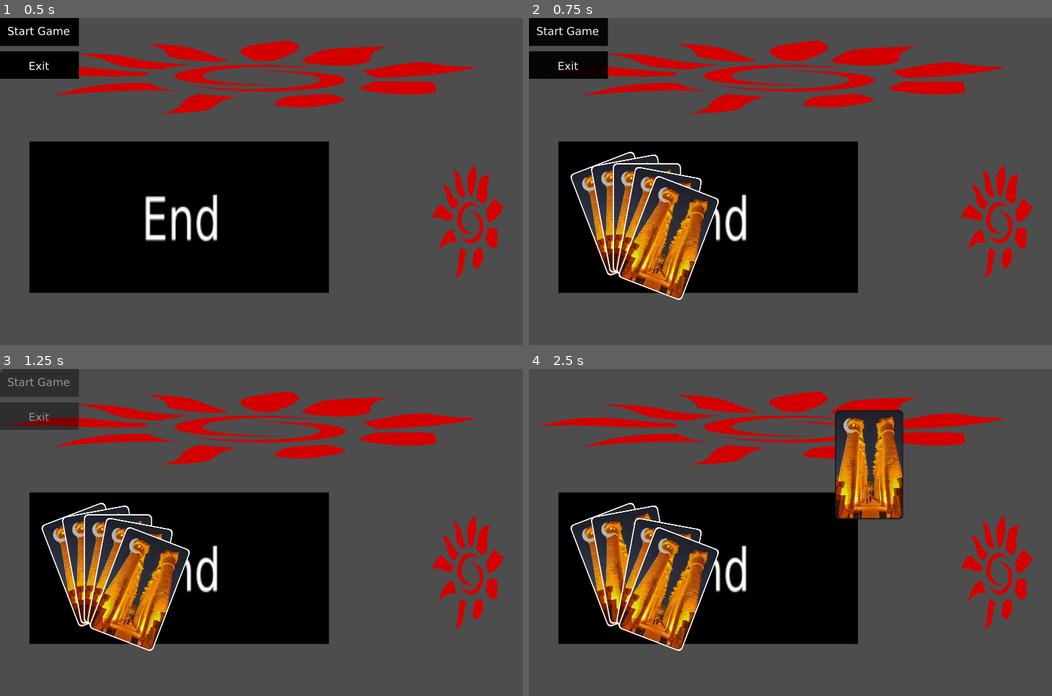
Above: before the commit, frames 1-4 (two rows, left to right).
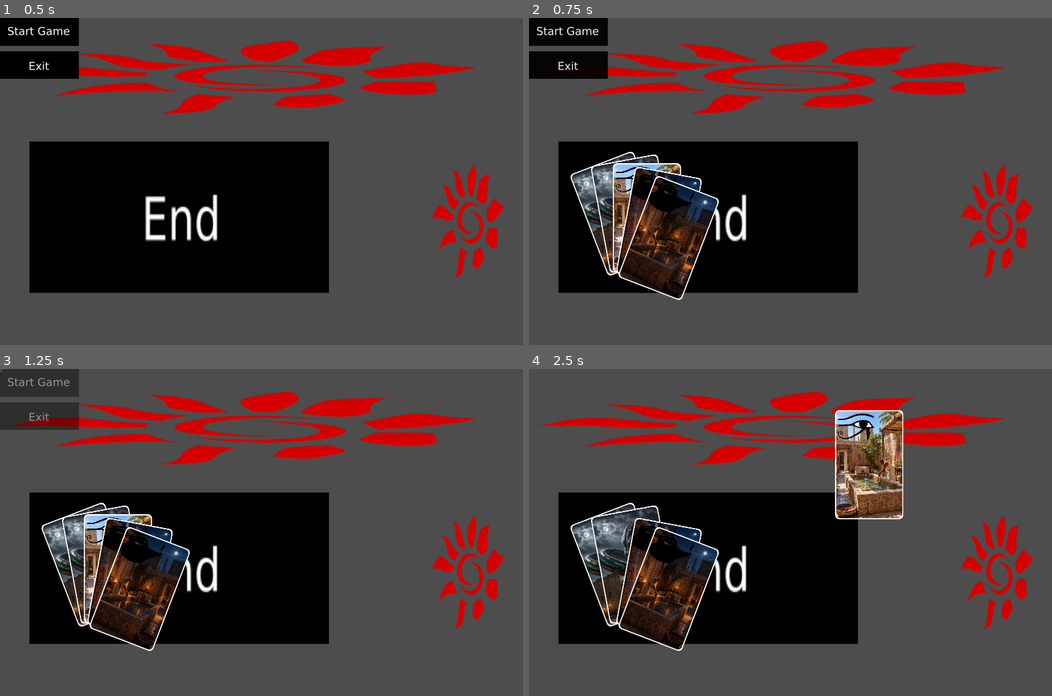
Above: after the commit, the same moments.

Repository: liambrownweb/Onirim
Game: Godot game, scene res://Main.tscn
Two runs of this game, one before a commit and one after it. Both use one fixed random seed, a clock stepped at 60 frames per second and the inputs below.
Inputs (mouse positions are in pixels of both pictures, inside the frame that each line leads up to):
- Up to frame 1 (0.5 s): no input
- Up to frame 2 (0.75 s): click (570, 31) at 0.5 s
- Up to frame 3 (1.25 s): no input
- Up to frame 4 (2.5 s): click (570, 382) at 1.25 s; tap Enter at 2 s; drag from (623, 565) to (842, 460) at 2.02 s

Frame 1 is identical in both runs. In frame 2, 6.9% of the frame differs, in the area x 8-36%, y 42-86%; in frame 3, 6.9%; in frame 4, 11%, in the area x 8-72%, y 12-86%.

Commit message:
Adding more card backdrops, placeholders, glyphs; glyphs now assigned appropriately.

Diff:
--- a/CardScene.gd
+++ b/CardScene.gd
@@ -10,9 +10,16 @@
 
 @onready var DragLayer = get_tree().root.get_node("Main/DragLayer")
 @onready var panel = $PanelContainer
+@onready var background = $PanelContainer/Panel/BackgroundArt
+@onready var glyph = $PanelContainer/Panel/Glyph
 
 func _ready() -> void:
-	pass
+	if (card_data.background != null):
+		background.texture = card_data.background
+	if (card_data.symbol != null):
+		glyph.texture = card_data.glyph
+	else:
+		glyph.texture = null
 
 func _process(_delta: float) -> void:
 	pass
--- a/CardScene.tscn
+++ b/CardScene.tscn
@@ -75,5 +75,4 @@
 texture = ExtResource("2_21rx5")
 expand_mode = 3
 
-[connection signal="mouse_entered" from="." to="." method="_on_mouse_entered"]
 [connection signal="mouse_exited" from="PanelContainer" to="." method="_on_mouse_exited"]
--- a/components/card.gd
+++ b/components/card.gd
@@ -1,9 +1,14 @@
 extends RefCounted
 class_name Card
+const glyphs = preload("res://components/decks.gd").glyphs
 func _init (parms):
 	type = parms.type
 	subtype = parms.subtype
-	symbol = parms.symbol if parms.has(symbol) else 0
+	symbol = parms.get("symbol", -1)
+	background = parms.get("background") as Texture2D
+	glyph = (glyphs[symbol] as Texture2D) if symbol > -1 else null
 var type: CardAttribs.types
 var subtype
 var symbol: CardAttribs.symbols
+var background
+var glyph
--- a/components/decks.gd
+++ b/components/decks.gd
@@ -1,142 +1,147 @@
 class_name Decks
 const C = preload("res://components/cardattribs.gd")
+const glyphs = {
+	C.symbols.EYE_OF_RA: preload("res://images/glyphs/eye_of_ra.png"),
+	C.symbols.LAMP_OF_OSIRIS: preload("res://images/glyphs/lamp_of_osiris.png"),
+	C.symbols.ANKH: preload("res://images/glyphs/ankh.png")
+}
 const STANDARD = [
 	{
 		"type": C.types.LOCATION,
 		"subtype": C.locations.CRAFTSMANS_QUARTER,
-		"background": "craftsman_day.png",
+		"background": preload("res://images/card_backdrops/craftsman_day.png"),
 		"symbol":C.symbols.EYE_OF_RA,
 		"count": 7
 	},
 	{
 		"type":C.types.LOCATION,
 		"subtype": C.locations.CRAFTSMANS_QUARTER,
-		"background": "craftsman_night.png",
+		"background": preload("res://images/card_backdrops/craftsman_night.png"),
 		"symbol":C.symbols.LAMP_OF_OSIRIS,
 		"count": 5
 	},
 	{
 		"type":C.types.LOCATION,
 		"subtype": C.locations.CRAFTSMANS_QUARTER,
-		"background": "craftsman_evening.png",
+		"background": preload("res://images/card_backdrops/craftsman_evening.png"),
 		"symbol":C.symbols.ANKH,
 		"count": 4
 	},
 	{
 		"type":C.types.LOCATION,
 		"subtype": C.locations.POOLS_OF_PURIFICATION,
-		"background": "purification_day.png",
+		"background": preload("res://images/card_backdrops/purification_day.png"),
 		"symbol":C.symbols.EYE_OF_RA,
 		"count": 6
 	},
 	{
 		"type":C.types.LOCATION,
 		"subtype": C.locations.POOLS_OF_PURIFICATION,
-		"background": "purification_night.png",
+		"background": preload("res://images/card_backdrops/purification_night.png"),
 		"symbol":C.symbols.LAMP_OF_OSIRIS,
 		"count": 5
 	},
 	{
 		"type":C.types.LOCATION,
 		"subtype": C.locations.POOLS_OF_PURIFICATION,
-		"background": "purification_evening.png",
+		"background": preload("res://images/card_backdrops/purification_evening.png"),
 		"symbol":C.symbols.ANKH,
 		"count": 4
 	},
 	{
 		"type":C.types.LOCATION,
 		"subtype": C.locations.HYPOSTYLE_HALL,
-		"background": "hypostyle_day.png",
+		"background": preload("res://images/card_backdrops/hypostyle_day.png"),
 		"symbol":C.symbols.EYE_OF_RA,
 		"count": 6
 	},
 	{
 		"type":C.types.LOCATION,
 		"subtype": C.locations.HYPOSTYLE_HALL,
-		"background": "hypostyle_night.png",
+		"background": preload("res://images/card_backdrops/hypostyle_night.png"),
 		"symbol":C.symbols.LAMP_OF_OSIRIS,
 		"count": 5
 	},
 	{
 		"type":C.types.LOCATION,
 		"subtype": C.locations.HYPOSTYLE_HALL,
-		"background": "hypostyle_evening.png",
+		"background": preload("res://images/card_backdrops/hypostyle_evening.png"),
 		"symbol":C.symbols.ANKH,
 		"count": 3
 	},
 	{
 		"type":C.types.LOCATION,
 		"subtype": C.locations.LIBRARY,
-		"background": "library_day.png",
+		"background": preload("res://images/card_backdrops/library_day.png"),
 		"symbol":C.symbols.EYE_OF_RA,
 		"count": 5
 	},
 	{
 		"type":C.types.LOCATION,
 		"subtype": C.locations.LIBRARY,
-		"background": "library_night.png",
+		"background": preload("res://images/card_backdrops/library_night.png"),
 		"symbol":C.symbols.LAMP_OF_OSIRIS,
 		"count": 5
 	},
 	{
 		"type":C.types.LOCATION,
 		"subtype": C.locations.LIBRARY,
-		"background": "library_evening.png",
+		"background": preload("res://images/card_backdrops/library_evening.png"),
 		"symbol":C.symbols.ANKH,
 		"count": 3
 	},
 	{
 		"type": C.types.ENCOUNTER,
 		"subtype": C.encounters.APOPHIS,
-		"background": "apophis.png",
+		"background": preload("res://images/card_backdrops/apophis.jpeg"),
 		"count": 10
 	},
 	{
 		"type":C.types.TOOL,
 		"subtype": C.tools.BLESSING_OF_HORUS,
-		"background": "blessing_of_horus.png",
+		"background": preload("res://images/card_backdrops/blessing_of_horus.png"),
 		"count": 1
 	},
 	{
 		"type":C.types.TOOL,
 		"subtype": C.tools.CLAY,
-		"background": "clay.png",
+		"background": preload("res://images/card_backdrops/clay.png"),
 		"count": 1
 	},
 	{
 		"type":C.types.TOOL,
 		"subtype": C.tools.DYE_BINDING,
-		"background": "dye_binding.png",
+		"background": preload("res://images/card_backdrops/dye_binding.png"),
 		"count": 1
 	},
 	{
 		"type":C.types.TOOL,
 		"subtype": C.tools.KNIFE,
-		"background": "knife.png",
+		"background": preload("res://images/card_backdrops/knife.png"),
 		"count": 1
 	},
 	{
 		"type":C.types.TOOL,
 		"subtype": C.tools.PAPYRUS,
-		"background": "papyrus.png",
+		"background": preload("res://images/card_backdrops/papyrus.png"),
 		"count": 1
 	},
 	{
 		"type":C.types.TOOL,
 		"subtype": C.tools.SECRET_NAME,
-		"background": "secret_name.png",
+		"background": preload("res://images/card_backdrops/secret_name.png"),
 		"count": 1
 	},
 	{
 		"type":C.types.TOOL,
 		"subtype": C.tools.SPELL,
-		"background": "spell.png",
+		"background": preload("res://images/card_backdrops/spell.png"),
 		"count": 1
 	},
 	{
 		"type":C.types.TOOL,
 		"subtype": C.tools.WATER,
-		"background": "water.png",
+		"background": preload("res://images/card_backdrops/water.png"),
 		"count": 1
 	},
 ]
--- a/game.gd
+++ b/game.gd
@@ -17,12 +17,12 @@
 	pass
 
 func can_play(card: Card) -> bool:
-	return played.front().subtype != card.subtype \
-	&& card.type != Decks.C.types.ENCOUNTER
+	return played.size() == 0 \
+	|| ( played.front().subtype != card.subtype \
+	&& card.type != Decks.C.types.ENCOUNTER )
 
 func can_discard(card: Card) -> bool:
-	return card.type != Decks.C.types.ENCOUNTER\
-	&& card.type != Decks.C.types.TOOL
+	return card.type == Decks.C.types.LOCATION
 
 func start_new_game() -> void:
 	game_deck = Deck.new()
--- a/gameboard.tscn
+++ b/gameboard.tscn
@@ -97,7 +97,7 @@
 	DragLayer.remove_child(card)
 	if picked == discard_pile and game.can_discard(card.card_data):
 		picked.add_child(card)
-		if game.discard(card): populate_hand()
+		if game.discard(card.card_data): populate_hand()
 	elif picked == playrow and game.can_play(card.card_data):
 		picked.add_child(card)
 		if game.play(card.card_data): populate_hand()
Binary file added: images/card_backdrops/apophis.jpeg
Not shown, added: images/card_backdrops/apophis.jpeg.import
Binary file added: images/card_backdrops/blessing_of_horus.png
Not shown, added: images/card_backdrops/blessing_of_horus.png.import
Binary file added: images/card_backdrops/clay.png
Not shown, added: images/card_backdrops/clay.png.import
Binary file added: images/card_backdrops/craftsman_evening.png
Not shown, added: images/card_backdrops/craftsman_evening.png.import
Binary file added: images/card_backdrops/dye_binding.png
Not shown, added: images/card_backdrops/dye_binding.png.import
Binary file added: images/card_backdrops/hypostyle_evening.png
Not shown, added: images/card_backdrops/hypostyle_evening.png.import
(and 20 more such lines)
